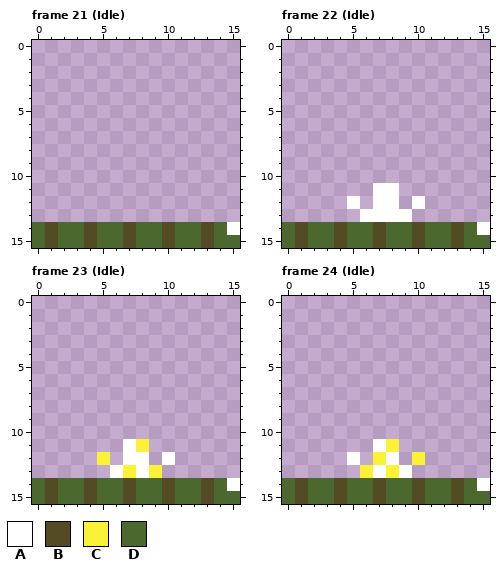
Two states of a pixel-art file, FanaGarden/Assets/Sprites/Worman.aseprite. That is the earlier state.
16x16 pixels, 37 frames. Shown: frame 21 (Idle), frame 22 (Idle), frame 23 (Idle), frame 24 (Idle). The commit also changed other frames, which this record leaves out.
Palette (. is transparent): A #ffffff  B #524b24  C #fbf236  D #4b692f
Pixels before, frame 21 (Idle), first column x 0:
14 DBDDBDDBDDBDDBDA
15 DBDDBDDBDDBDDBDD
Pixels before, frame 22 (Idle), first column x 0:
11 .......AA.......
12 .....A.AA.A.....
13 ......AAAA......
14 DBDDBDDBDDBDDBDA
15 DBDDBDDBDDBDDBDD
Pixels before, frame 23 (Idle), first column x 0:
11 .......AC.......
12 .....C.AA.A.....
13 ......ACAC......
14 DBDDBDDBDDBDDBDA
15 DBDDBDDBDDBDDBDD
Pixels before, frame 24 (Idle), first column x 0:
11 .......AC.......
12 .....A.CA.C.....
13 ......CACA......
14 DBDDBDDBDDBDDBDA
15 DBDDBDDBDDBDDBDD
The same view after the edit:
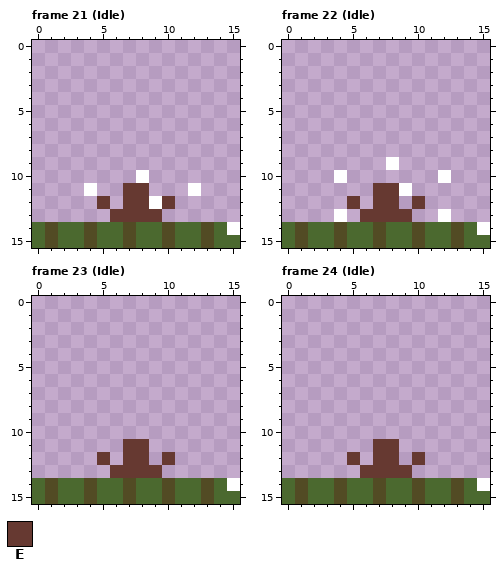
Colours new in this view: E #663931
Difference:
Frame 21 (Idle):
y 10: x 8 . -> A
y 11: x 4 . -> A; x 7..8 .. -> EE; x 12 . -> A
y 12: x 5 . -> E; x 7..10 .... -> EEAE
y 13: x 6..9 .... -> EEEE
Frame 22 (Idle):
y 9: x 8 . -> A
y 10: x 4 . -> A; x 12 . -> A
y 11: x 7..9 AA. -> EEA
y 12: x 5 A -> E; x 7..8 AA -> EE; x 10 A -> E
y 13: x 4 . -> A; x 6..9 AAAA -> EEEE; x 12 . -> A
Frame 23 (Idle):
y 11: x 7..8 AC -> EE
y 12: x 5 C -> E; x 7..8 AA -> EE; x 10 A -> E
y 13: x 6..9 ACAC -> EEEE
Frame 24 (Idle):
y 11: x 7..8 AC -> EE
y 12: x 5 A -> E; x 7..8 CA -> EE; x 10 C -> E
y 13: x 6..9 CACA -> EEEE
